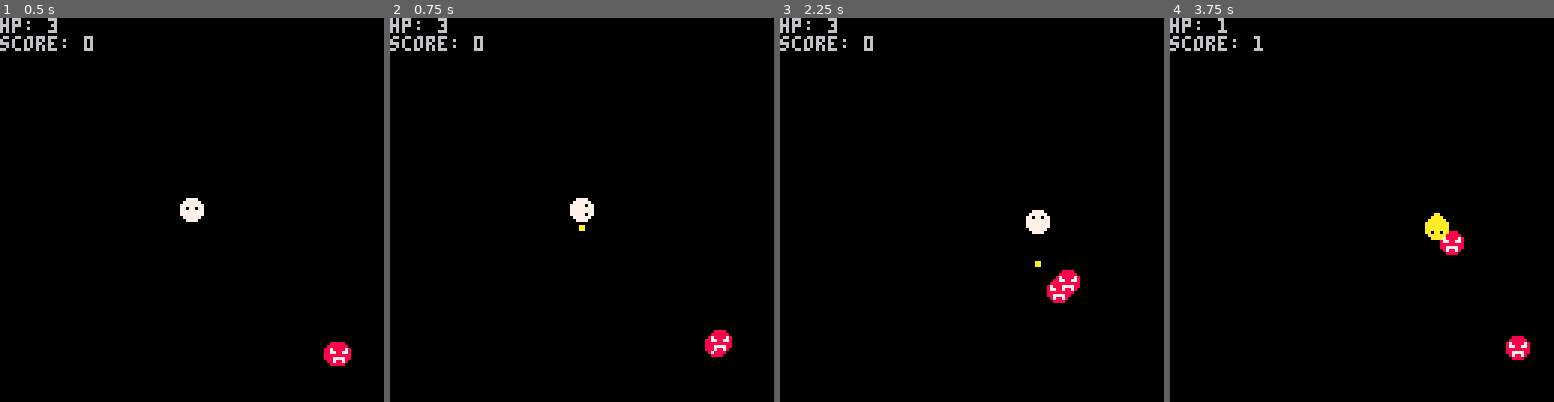
Above: before the commit, frames 1-4 (left to right).
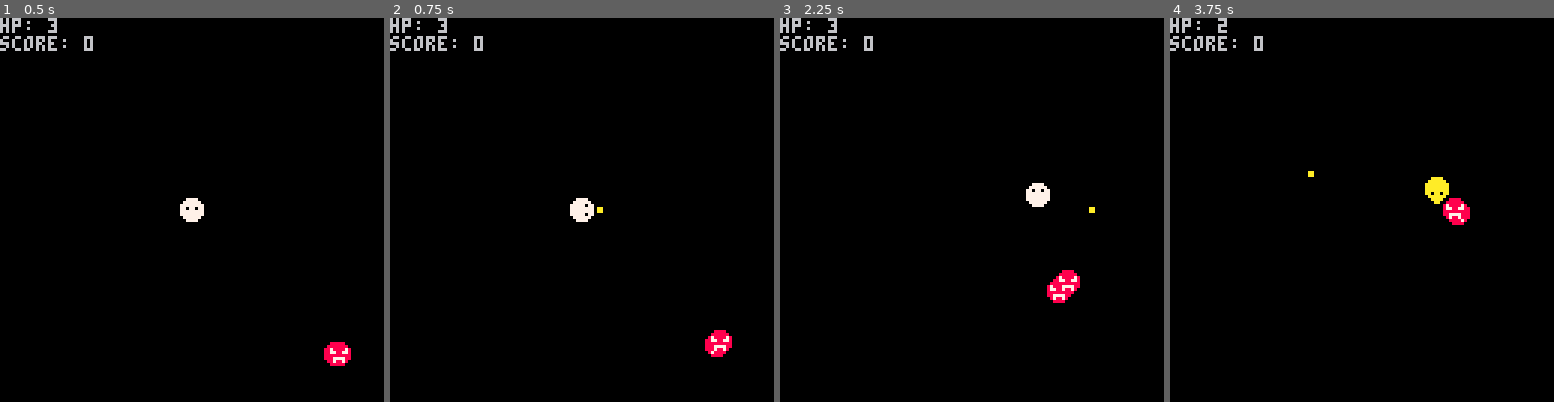
Above: after the commit, the same moments.

Repository: Bakawy/Pico_Games
Game: PICO-8 cartridge shooty_game.p8
The game is run twice, just before and just after one commit, with the same random seed, the same clock (stepped at 60 frames per second) and the same inputs.
Inputs:
- Up to frame 1 (0.5 s): tap X (X key) at 0.33 s
- Up to frame 2 (0.75 s): tap O (Z key) at 0.7 s
- Up to frame 3 (2.25 s): tap X (X key) at 1.07, 1.85 s; hold Right 1.6-2.1 s; tap O (Z key) at 1.7, 2.1 s; hold Up from 2.15 s (still down)
- Up to frame 4 (3.75 s): release Up at 2.42 s; hold Right 2.47-3.03 s; tap O (Z key) every 0.4 s from 2.5 to 3.7 s; tap X (X key) at 2.97 s; hold Left 3.08-3.58 s; hold Down from 3.63 s (still down)

Frame 1 is identical in both runs. In frame 2, less than 0.1% of the frame differs, in the area x 49-56%, y 49-56%; in frame 3, 0.7%; in frame 4, 1.8%, in the area x 12-94%, y 0-90%.

Commit message:
made a website

Diff:
--- a/shooty_game.p8
+++ b/shooty_game.p8
@@ -48,7 +48,7 @@
 -->8
 function getinputvector()
 	local dx = (input.r and 1 or 0) - (input.l and 1 or 0)
-	local dy = (input.d and 1 or 0) - (input.u and 1 or 0)
+	local dy = (input.u and 1 or 0) - (input.d and 1 or 0)
 	return dx, dy
 end
 
@@ -112,12 +112,17 @@
 end
 
 function playershoot()
+	local dx = 0
+	local dy = 0
 	local firerate=0.25 --seconds per shot
 
 	if shootcooldown>0 then return
 	else shootcooldown=firerate*60 end
 
-	local dx, dy = getinputvector()
+	if facing.x=="r" then dx=1
+	elseif facing.x=="l" then dx=-1 end
+	if facing.y=="u" then dy=1
+	elseif facing.y=="d" then dy=-1 end
 
 	shoot(x, y, atan2(dx, dy))
 end
Not shown, changed: .DS_Store
Not shown, added: index.html
Not shown, added: pages/beat_game.html
Not shown, added: pages/beat_game.js
Not shown, added: pages/pong.html
Not shown, added: pages/pong.js
Not shown, added: pages/shooty_game.html
Not shown, added: pages/shooty_game.js
